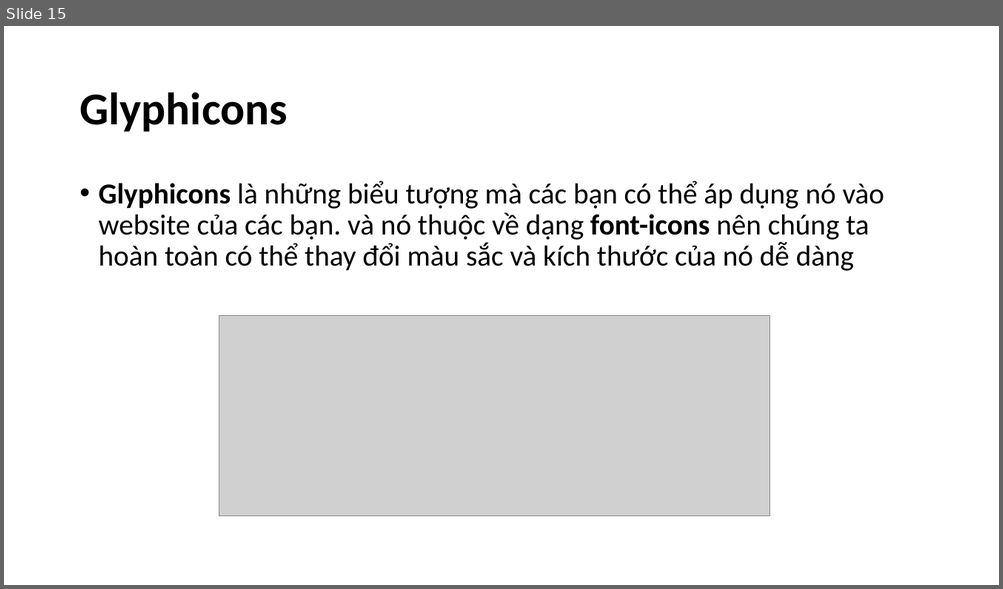
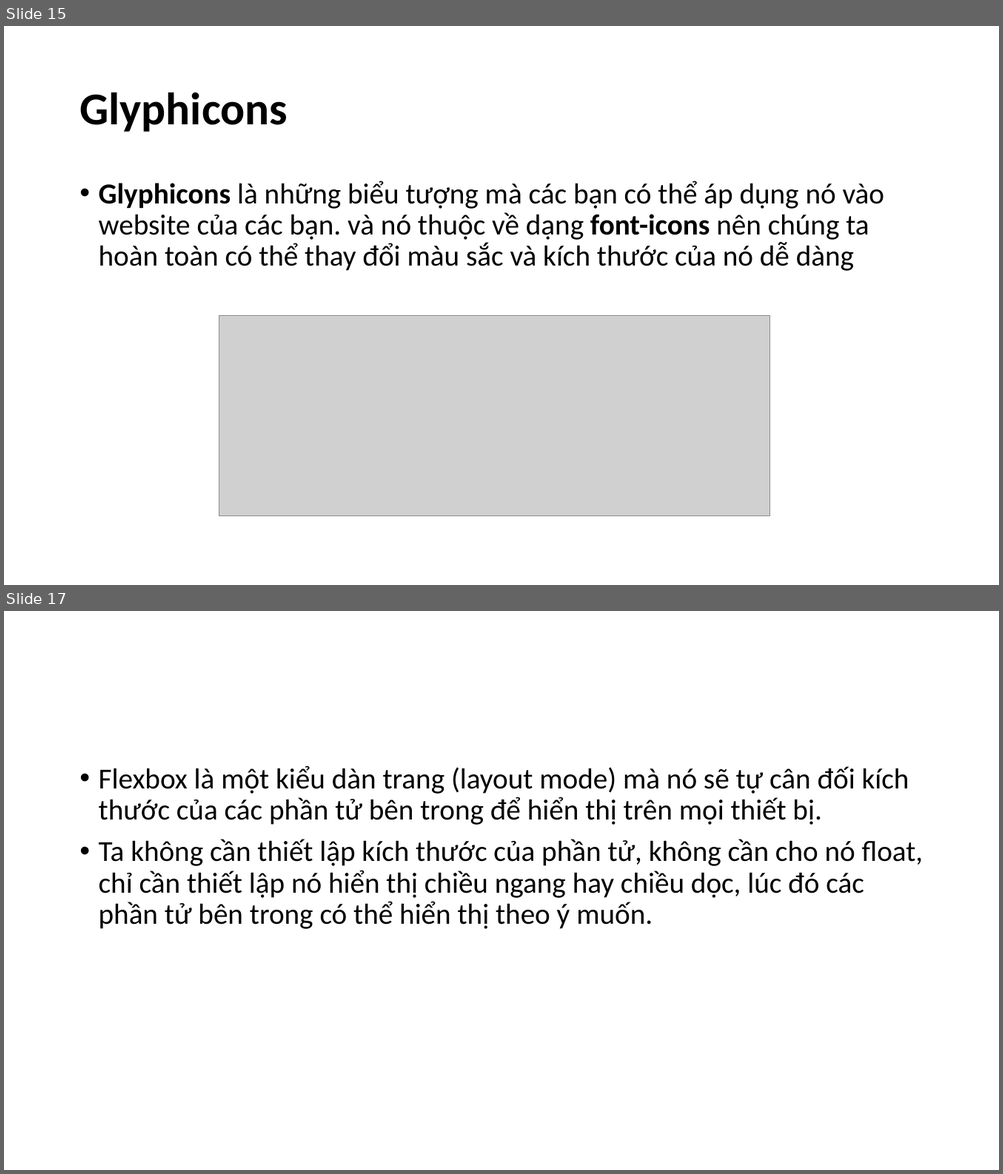
Before and after one commit to hoanghiep8921/ljava1909, a slide deck: slide/Bootstrap.pptx. Shown one above the other, each under a label of ours: slide 15 before the commit, slides 15 and 17 after it; the slides between them are not shown. The pictures are 1003x589 and 1003x1174 pixels, drawn with LibreOffice and Linux fonts; fonts in the diff are those of the drawing; grey boxes stand for pictures. Boxes give left, top, right and bottom in pixels: in the first picture for what was removed or moved away, otherwise in the second. Text is boxed around its words. In the diff, an @@ line names an element or a change of style, - is before the commit and + after.

```diff
--- a/slide/Bootstrap.pptx
+++ b/slide/Bootstrap.pptx
@@ slide 17 added at <box>4,611,999,1170</box>, background #FFFFFF @@
@@ text added at <box>99,766,923,929</box>, 28 pt, text #000000 @@
+• Flexbox là một kiểu dàn trang (layout mode) mà nó sẽ tự cân đối kích thước của các phần tử bên trong để hiển thị trên mọi thiết bị.
+• Ta không cần thiết lập kích thước của phần tử, không cần cho nó float, chỉ cần thiết lập nó hiển thị chiều ngang hay chiều dọc, lúc đó các phần tử bên trong có thể hiển thị theo ý muốn.
```
Also in this commit, not shown: 11 other slides added, 1 slide removed, 13 other files.
